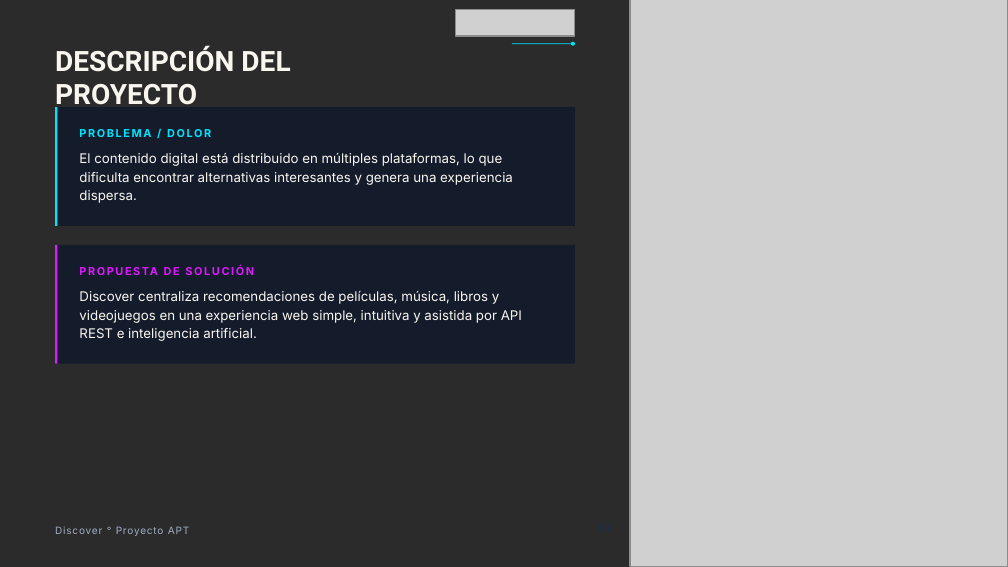
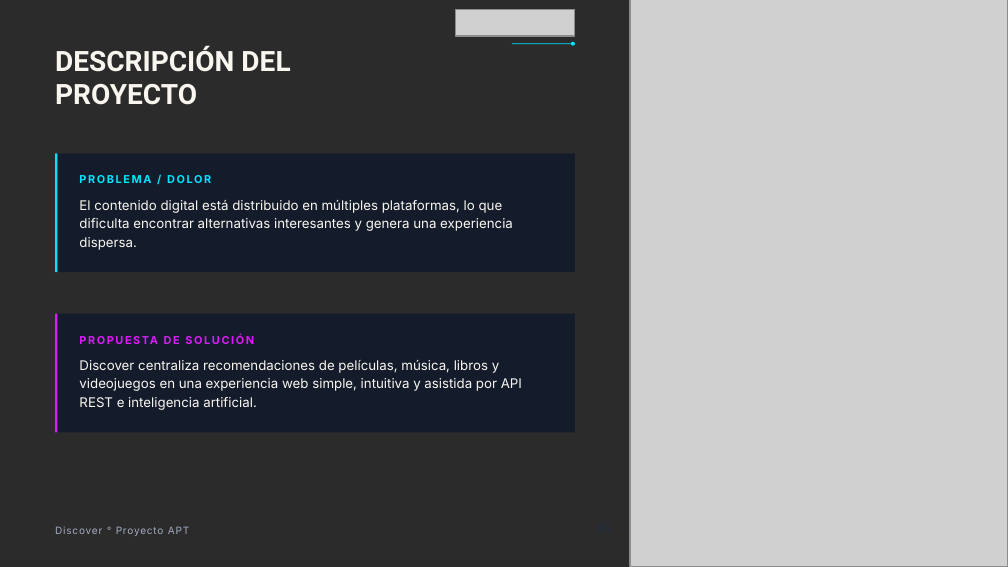
Before and after one commit to Jordanopoque/Discover, a slide deck: slide 3 of Fase 3/Evidencias Grupales/Presentación final del proyecto.pptx. Drawn at 1008x567 pixels with LibreOffice and Linux fonts; fonts in the diff are those of the drawing; grey boxes stand for pictures; background and template pictures are left out; a plain dark background stands for a picture behind light text. Boxes give left, top, right and bottom in pixels: in the first picture for what was removed or moved away, otherwise in the second. Text is boxed around its words. In the diff, an @@ line names an element or a change of style, - is before the commit and + after.

```diff
--- a/Fase 3/Evidencias Grupales/Presentación final del proyecto.pptx
+++ b/Fase 3/Evidencias Grupales/Presentación final del proyecto.pptx
@@ 2 texts, 2 rectangles: place and size @@
-2 texts, 2 rectangles at <box>55,107,576,226</box>
+2 texts, 2 rectangles at <box>55,153,576,272</box>
@@ 2 texts, 2 rectangles: place and size @@
-2 texts, 2 rectangles at <box>55,245,576,364</box>
+2 texts, 2 rectangles at <box>55,313,576,432</box>
```
Also in this commit, not shown: 3 other slides changed.
